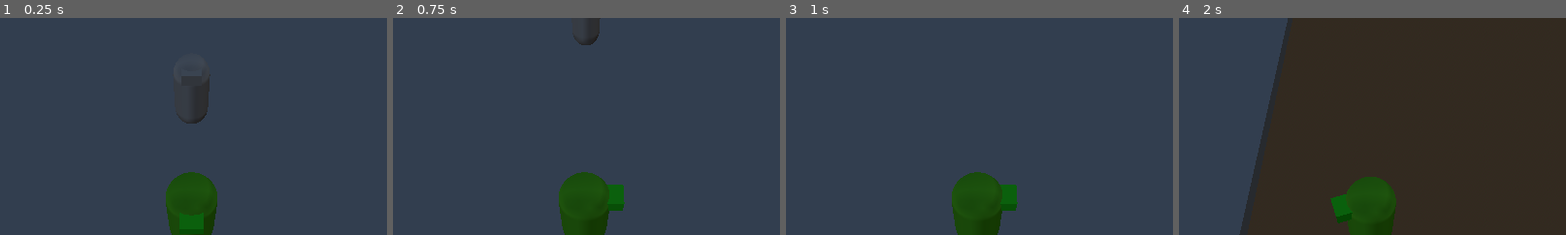
Above: before the commit, frames 1-4 (left to right).
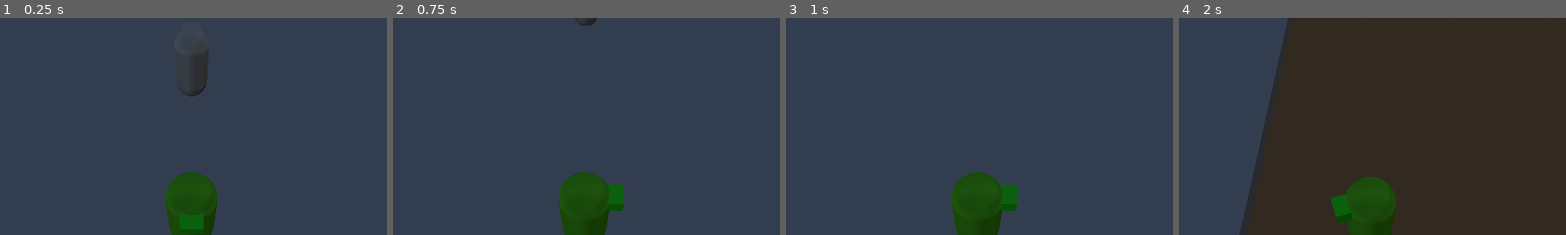
Above: after the commit, the same moments.

Repository: FisacreMedia/BalanceBreaker
Game: Godot game, scene res://node_3d.tscn
Same seed, same stepped clock (60 frames per second), same inputs: the game is played once before the commit and once after it.
Inputs (mouse positions are % of the whole screen's width and height, from its top left):
- Up to frame 1 (0.25 s): no input
- Up to frame 2 (0.75 s): tap Enter at 0.5 s; move the mouse to (72, 45) at 0.52 s; hold D (Right) from 0.53 s (still down); hold E (Interact) from 0.53 s (still down)
- Up to frame 3 (1 s): keep holding D (Right); keep holding E (Interact); tap P (Test) at 0.8 s
- Up to frame 4 (2 s): move the mouse to (30, 55) at 1.27 s; release D (Right) at 1.28 s; release E (Interact) at 1.28 s; hold S (Backward) from 1.28 s (still down); tap P (Test) at 1.35 s; tap E (Interact) at 1.55 s
The pictures show only the part of the screen within x 25-75%, y 0-50%; the shares and areas given below are measured in that part.

The runs differ from the first frame. In frame 1, 0.9% of the frame differs, in the area x 45-55%, y 13-49%; in frame 2, 0.3%; in frame 3, nothing differs; in frame 4, nothing differs.

Commit message:
Continued player detection and made it so that npc can look at player as well as finishing off player detection within npc script  Changes to be committed: 	modified:   Scripts/NPC.gd 	modified:   Scripts/follow_camera.gd 	modified:   Scripts/interact_prompt.gd 	modified:   Scripts/player.gd 	new file:   Scripts/test_npc_main.gd 	new file:   Scripts/test_npc_main.gd.uid 	modified:   TestNPC.tscn 	modified:   node_3d.tscn 	modified:   project.godot

Diff:
--- a/Scripts/NPC.gd
+++ b/Scripts/NPC.gd
@@ -1,21 +1,22 @@
 class_name NPC
 
 extends CharacterBody3D
-
-@onready var textbox_control = $"../TextBoxControl"
 
 enum Alignment {ALLY, NEUTRAL, HOSTILE }
 @export var unit_alignment : Alignment
 @onready var player = $"../../Player"
 @onready var interact_shapecast = $InteractShapeCast
+@onready var camera = Camera3D
+@onready var main = $".."
 
 @export var npc_name : String
 @export var npc_health : int
 @export var npc_level : int
 
 
-signal interact_ready
-signal interact_not_ready
+
+signal npc_ready
+signal npc_not_ready
 
 # Called when the node enters the scene tree for the first time.
 func _ready() -> void:
@@ -25,12 +26,18 @@
 # Called every frame. 'delta' is the elapsed time since the previous frame.
 func _physics_process(delta: float) -> void:
 	if interact_shapecast.is_colliding():
-		var collider = interact_shapecast.get_collider(1)
-		if collider == player:
-			print("player found")
+		for i in range(interact_shapecast.get_collision_count()):
+			var collider = interact_shapecast.get_collider(i)
+			if collider == player:
+				print("Player found")
+				npc_ready.emit()
+		##textbox_control.interacted_npc = self
 	else:
-		pass
-		##interact_ready.emit()
-		##textbox_control.interacted_npc = self
-	##else:
-		##interact_not_ready.emit()
+		print("Player gone :(")
+		npc_not_ready.emit()
+
+
+func _input(event: InputEvent) -> void:
+	if event.is_action_pressed("Interact") && main.prompt_visibility == true:
+		var player_position = Vector3(player.position.x, global_position.y, player.position.z)
+		look_at(player_position)
--- a/Scripts/follow_camera.gd
+++ b/Scripts/follow_camera.gd
@@ -9,6 +9,6 @@
 
 
 # Called every frame. 'delta' is the elapsed time since the previous frame.
-func _process(delta: float) -> void:
+func _physics_process(delta: float) -> void:
 	position.x = player.position.x    ## follows the players x axis
 	position.z = player.position.z - follow_distance  ## follow the players z axis - the follow_distance variable
--- a/Scripts/interact_prompt.gd
+++ b/Scripts/interact_prompt.gd
@@ -2,7 +2,7 @@
 
 signal interact_key_pressed
 
-@export var npc_that_called : NPC
+@onready var player = $"../../Player"
 
 
 # Called when the node enters the scene tree for the first time.
@@ -26,3 +26,13 @@
 	if event.is_action_pressed("Interact") && visible == true:
 		print("Interact Key Pressed")
 		interact_key_pressed.emit()
+
+
+func _on_test_npc_main_interact_ready() -> void:
+	var player_pos = player.position
+	visible = true
+	position = Vector3(player_pos.x, global_position.y, player_pos.z)
+
+
+func _on_test_npc_main_interact_not_ready() -> void:
+	visible = false
--- a/Scripts/player.gd
+++ b/Scripts/player.gd
@@ -11,7 +11,7 @@
 
 
 func _physics_process(delta: float) -> void:
-	var ground_plane = Plane(Vector3.UP, global_position.y)  ## Generates a plane above the character
+	var ground_plane = Plane(Vector3.UP, global_position.y)  ## Generates a plane under the character
 	var mouse_pos = get_viewport().get_mouse_position()  ## gets the mouse's position from the viewport
 
 	var ray_origin = camera.project_ray_origin(mouse_pos)  ## A raycast origin generated from the camera
--- /dev/null
+++ b/Scripts/test_npc_main.gd
@@ -0,0 +1,33 @@
+class_name Npc_Main
+
+extends Node3D
+
+signal interact_ready
+signal interact_not_ready
+
+@onready var textbox_control = $"../InteractionHandler/TextBoxControl"
+@onready var interact_prompt = $"../InteractionHandler/InteractPrompt"
+var prompt_visibility = false
+
+
+
+# Called when the node enters the scene tree for the first time.
+func _ready() -> void:
+	pass # Replace with function body.
+
+
+# Called every frame. 'delta' is the elapsed time since the previous frame.
+func _process(delta: float) -> void:
+	if interact_prompt.visible == true:
+		prompt_visibility = true
+	elif interact_prompt.visible == false:
+		prompt_visibility = false
+	else:
+		pass
+
+func _on_test_npc_npc_not_ready() -> void:
+	interact_not_ready.emit()
+
+
+func _on_test_npc_npc_ready() -> void:
+	interact_ready.emit()
--- a/TestNPC.tscn
+++ b/TestNPC.tscn
@@ -1,6 +1,7 @@
 [gd_scene format=3 uid="uid://de34ulkmyisu5"]
 
 [ext_resource type="Script" uid="uid://41phk3o70rc3" path="res://Scripts/NPC.gd" id="1_5xrog"]
+[ext_resource type="Script" uid="uid://cpkavnaj7mon2" path="res://Scripts/test_npc_main.gd" id="1_gqbs6"]
 
 [sub_resource type="BoxMesh" id="BoxMesh_si8h4"]
 
@@ -10,17 +11,22 @@
 
 [sub_resource type="SphereShape3D" id="SphereShape3D_si8h4"]
 
-[node name="Node3D" type="Node3D" unique_id=822075407]
+[node name="TestNPCMain" type="Node3D" unique_id=822075407]
+script = ExtResource("1_gqbs6")
 
 [node name="TestNPC" type="CharacterBody3D" parent="." unique_id=485635554]
+collision_layer = 4
+collision_mask = 3
 script = ExtResource("1_5xrog")
 npc_name = "Jeff"
 
 [node name="Head" type="MeshInstance3D" parent="TestNPC" unique_id=953126208]
-transform = Transform3D(0.5342471, 0, 0, 0, 0.2681777, 0, 0, 0, 0.60937357, 0, 0.7158693, 0.24905181)
+transform = Transform3D(0.5342471, 0, 0, 0, 0.2681777, 0, 0, 0, 0.60937357, 0, 0.7158693, -0.25137103)
+layers = 4
 mesh = SubResource("BoxMesh_si8h4")
 
 [node name="MeshInstance3D" type="MeshInstance3D" parent="TestNPC" unique_id=487590599]
+layers = 4
 mesh = SubResource("CapsuleMesh_srm70")
 
 [node name="CollisionShape3D" type="CollisionShape3D" parent="TestNPC" unique_id=257115645]
@@ -30,3 +36,7 @@
 transform = Transform3D(3.49, 0, 0, 0, 3.49, 0, 0, 0, 3.49, 0, 0.7158693, 0)
 shape = SubResource("SphereShape3D_si8h4")
 target_position = Vector3(0, 0, 0)
+collision_mask = 2
+
+[connection signal="npc_not_ready" from="TestNPC" to="." method="_on_test_npc_npc_not_ready"]
+[connection signal="npc_ready" from="TestNPC" to="." method="_on_test_npc_npc_ready"]
--- a/node_3d.tscn
+++ b/node_3d.tscn
@@ -40,6 +40,8 @@
 [node name="TestLevel" type="Node3D" unique_id=892485513]
 
 [node name="Player" type="CharacterBody3D" parent="." unique_id=1764945684]
+collision_layer = 2
+collision_mask = 5
 script = ExtResource("1_a202f")
 SPEED = 20.0
 input_left = "Left"
@@ -75,21 +77,30 @@
 transform = Transform3D(1, 0, 0, 0, 0.43581238, 0.9000375, 0, -0.9000375, 0.43581238, 0, 5.5256157, 2.2406082)
 script = ExtResource("2_noarx")
 
-[node name="InteractPrompt" type="Sprite3D" parent="." unique_id=2112491847]
-transform = Transform3D(1, 0, 0, 0, 1, 0, 0, 0, 1, 0, 1.5502849, -4.4964104)
-script = ExtResource("5_jka67")
+[node name="TestNPCMain" parent="." unique_id=822075407 instance=ExtResource("5_i5arm")]
+transform = Transform3D(1, 0, 0, 0, 1, 0, 0, 0, 1, 0, 0, -5.5116262)
 
-[node name="TextBoxControl" type="Control" parent="." unique_id=1385754415]
+[node name="InteractionHandler" type="Control" parent="." unique_id=1739661590]
 layout_mode = 3
+anchors_preset = 0
+offset_right = 40.0
+offset_bottom = 40.0
+
+[node name="TextBoxControl" type="Control" parent="InteractionHandler" unique_id=1385754415]
 anchors_preset = 0
 offset_right = 40.0
 offset_bottom = 40.0
 script = ExtResource("6_i5arm")
 
+[node name="InteractPrompt" type="Sprite3D" parent="InteractionHandler" unique_id=2112491847]
+transform = Transform3D(1, 0, 0, 0, 1, 0, 0, 0, 1, 0, 1.5502849, -4.4964104)
+visible = false
+layers = 524288
+script = ExtResource("5_jka67")
+
 [node name="WorldEnvironment" type="WorldEnvironment" parent="." unique_id=1237513160]
 environment = SubResource("Environment_noarx")
 
-[node name="Node3D" parent="." unique_id=822075407 instance=ExtResource("5_i5arm")]
-transform = Transform3D(1, 0, 0, 0, 1, 0, 0, 0, 1, 0, 0, -4.2671623)
-
-[connection signal="interact_key_pressed" from="InteractPrompt" to="TextBoxControl" method="_on_interact_prompt_interact_key_pressed"]
+[connection signal="interact_not_ready" from="TestNPCMain" to="InteractionHandler/InteractPrompt" method="_on_test_npc_main_interact_not_ready"]
+[connection signal="interact_ready" from="TestNPCMain" to="InteractionHandler/InteractPrompt" method="_on_test_npc_main_interact_ready"]
+[connection signal="interact_key_pressed" from="InteractionHandler/InteractPrompt" to="InteractionHandler/TextBoxControl" method="_on_interact_prompt_interact_key_pressed"]
--- a/project.godot
+++ b/project.godot
@@ -53,6 +53,13 @@
 ]
 }
 
+[layer_names]
+
+3d_physics/layer_1="walls"
+3d_physics/layer_2="player"
+3d_physics/layer_3="npcs & enemies"
+3d_physics/layer_20="UI Elements"
+
 [physics]
 
 3d/physics_engine="Jolt Physics"
Not shown, added: Scripts/test_npc_main.gd.uid
